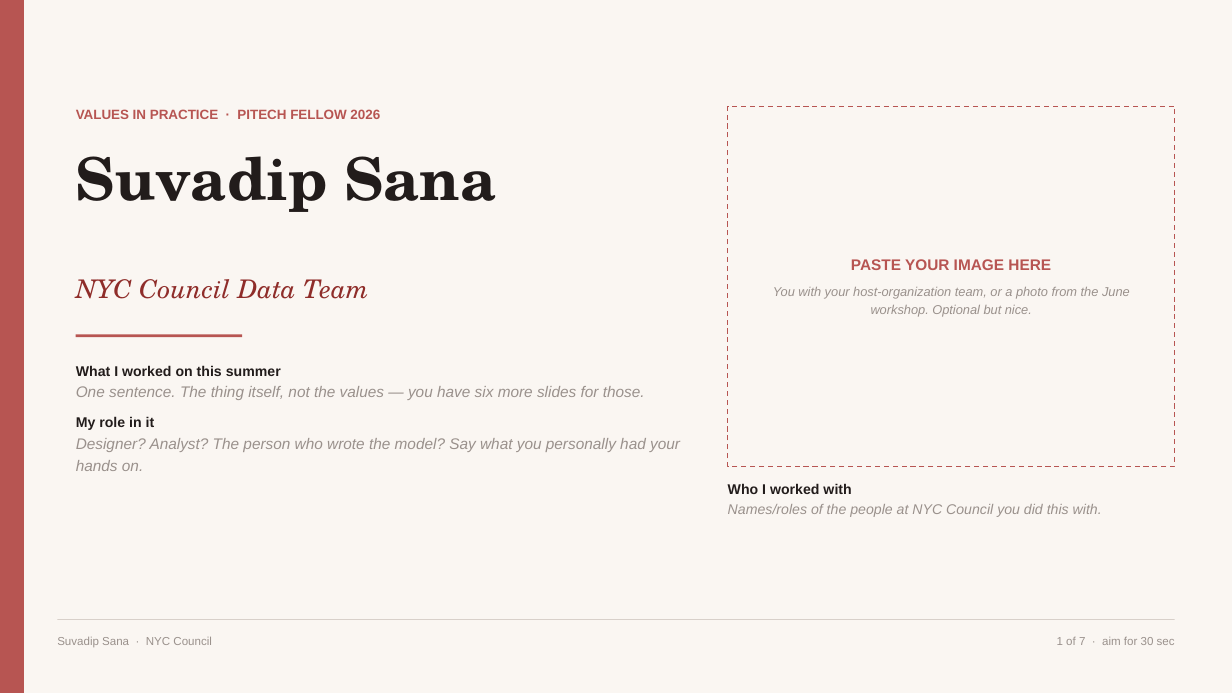
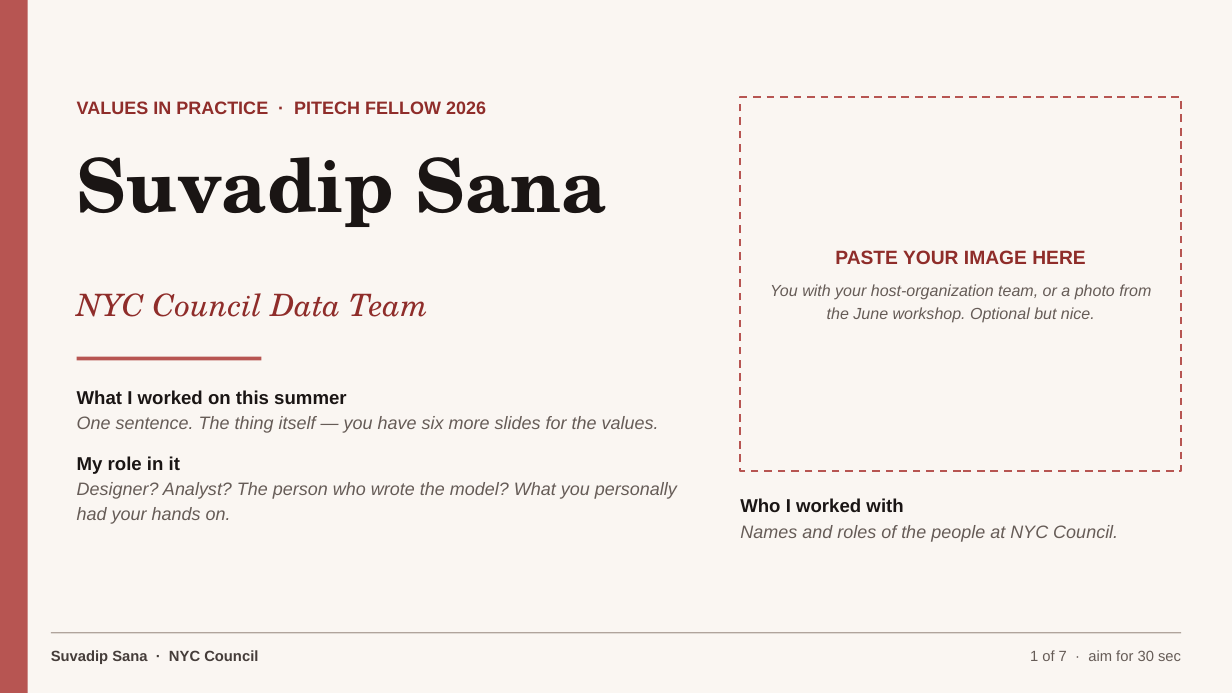
Before and after one commit to PiTechEthics/pitechethics.github.io, a slide deck: slide 48 of output/pptx/2026-VAP-Fellow-Final-Presentation-Template.pptx. Drawn at 1232x693 pixels with LibreOffice and Linux fonts; fonts in the diff are those of the drawing. Boxes give left, top, right and bottom in pixels: in the first picture for what was removed or moved away, otherwise in the second. Text is boxed around its words. In the diff, an @@ line names an element or a change of style, - is before the commit and + after.

```diff
--- a/output/pptx/2026-VAP-Fellow-Final-Presentation-Template.pptx
+++ b/output/pptx/2026-VAP-Fellow-Final-Presentation-Template.pptx
@@ rectangle: place and size @@
-rectangle at [0, 0, 24, 693]
+rectangle at [0, 0, 28, 693]
@@ text "VALUES IN PRACTICE · PITECH ...": place and size @@
-text "VALUES IN PRACTICE · PITECH ..." at [76, 109, 380, 119]
+text "VALUES IN PRACTICE · PITECH ..." at [77, 101, 486, 114]
@@ text "VALUES IN PRACTICE · PITECH ..." at [77, 101, 486, 114]: size 10.5 to 14 pt, text colour #B75552 to #8F2D2A @@
@@ rectangle: place and size @@
-rectangle at [728, 106, 1176, 467]
+rectangle at [740, 97, 1181, 471]
@@ rectangle at [740, 97, 1181, 471]: outline #B75552 1 pt dashed to #B75552 1.5 pt dashed @@
@@ text "Suvadip Sana" at [77, 157, 607, 227]: size 46 to 58 pt, text colour #221C1B to #1A1514 @@
@@ text "PASTE YOUR IMAGE HERE": place and size @@
-text "PASTE YOUR IMAGE HERE" at [773, 259, 1130, 317]
+text "PASTE YOUR IMAGE HERE" at [770, 250, 1151, 323]
@@ text "PASTE YOUR IMAGE HERE" at [770, 250, 1151, 323]: size 12 to 15 pt, text colour #B75552 to #8F2D2A in "PASTE YOUR IMAGE HERE"; size 10 to 12.5 pt, text colour #9A918C to #665C57 in "You with your host-organization team, or a ..."; more space between paragraphs @@
@@ text "NYC Council Data Team": place and size @@
-text "NYC Council Data Team" at [76, 279, 369, 299]
+text "NYC Council Data Team" at [77, 293, 428, 317]
@@ text "NYC Council Data Team" at [77, 293, 428, 317]: size 20 to 24 pt @@
@@ rectangle: place and size @@
-rectangle at [76, 335, 242, 337]
+rectangle at [77, 357, 262, 360]
@@ text "What I worked on this ...": place and size @@
-text "What I worked on this ..." at [76, 365, 680, 471]
+text "What I worked on this ..." at [77, 390, 677, 524]
@@ text at [77, 416, 659, 433]: text changed; size 12 to 14 pt; text colour #9A918C to #665C57 @@
-One sentence. The thing itself, not the values — you have six more slides for those.
+One sentence. The thing itself — you have six more slides for the values.
@@ text at [77, 390, 346, 474]: size 11 to 14.5 pt, text colour #221C1B to #1A1514 in "What I worked on this summer", "My role in it" @@
@@ text at [77, 482, 677, 524]: text changed; size 12 to 14 pt; text colour #9A918C to #665C57 @@
-Designer? Analyst? The person who wrote the model? Say what you personally had your hands on.
+Designer? Analyst? The person who wrote the model? What you personally had your hands on.
@@ text at [740, 498, 903, 512]: size 11 to 14.5 pt, text colour #221C1B to #1A1514 in "Who I worked with" @@
@@ text "Who I worked with": place and size @@
-text "Who I worked with" at [728, 483, 1102, 517]
+text "Who I worked with" at [740, 498, 1118, 542]
@@ text at [740, 525, 1118, 542]: text changed; size 11 to 14 pt; text colour #9A918C to #665C57 @@
-Names/roles of the people at NYC Council you did this with.
+Names and roles of the people at NYC Council.
@@ text "Suvadip Sana · NYC Council": place and size @@
-text "Suvadip Sana · NYC Council" at [57, 637, 212, 647]
+text "Suvadip Sana · NYC Council" at [51, 650, 258, 664]
@@ text "Suvadip Sana · NYC Council" at [51, 650, 258, 664]: size 9 to 11.5 pt, text colour #9A918C to #453D3A, bold on @@
@@ rectangle: place and size @@
-rectangle at [57, 619, 1175, 620]
+rectangle at [51, 632, 1181, 633]
@@ rectangle at [51, 632, 1181, 633]: fill #D8D0CA to #B0A49C @@
@@ text "1 of 7 · aim ...": place and size @@
-text "1 of 7 · aim ..." at [1057, 637, 1175, 645]
+text "1 of 7 · aim ..." at [1030, 650, 1181, 661]
@@ text "1 of 7 · aim ..." at [1030, 650, 1181, 661]: size 9 to 11.5 pt, text colour #9A918C to #665C57 @@
```
Also in this commit, not shown: 74 other slides changed, 1 other file.
